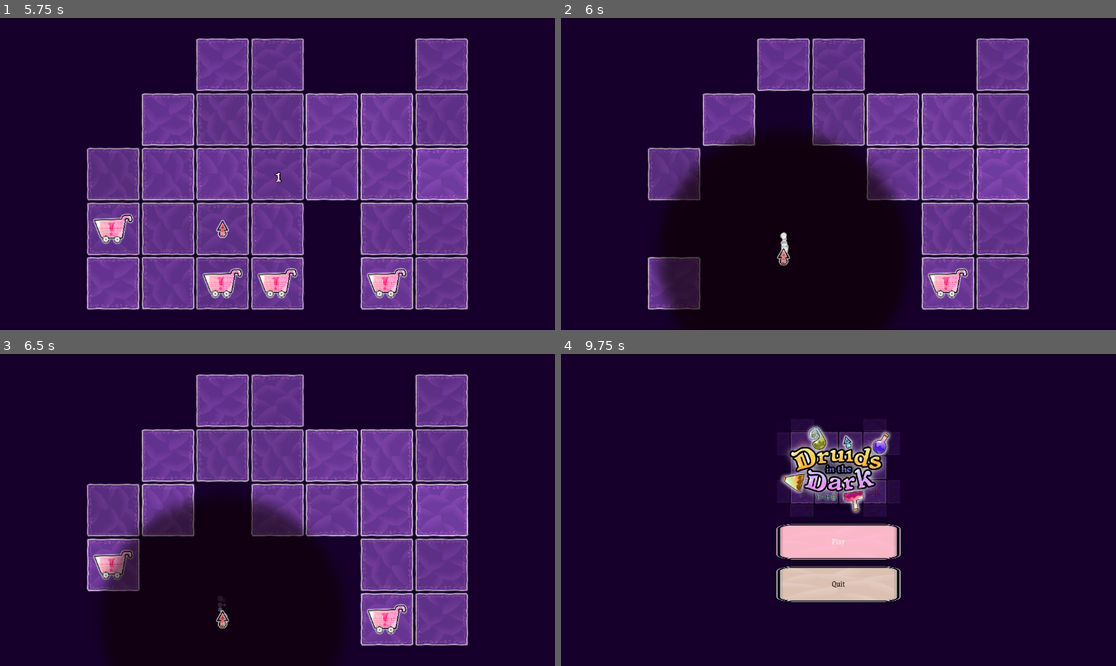
Above: before the commit, frames 1-4 (two rows, left to right).
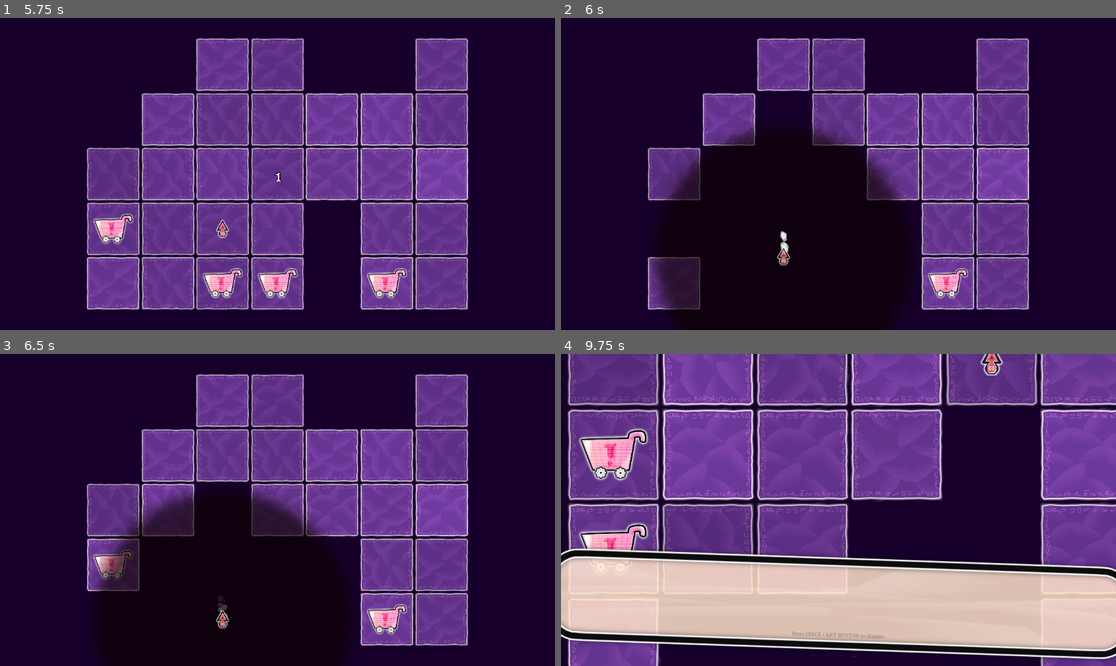
Above: after the commit, the same moments.

Repository: Pandaqi/Druids-in-the-Dark
Game: Godot game, scene res://game_loop/menu.tscn
Same seed, same stepped clock (60 frames per second), same inputs: the game is played once before the commit and once after it. The engine's default icon, where the game draws it, is replaced by a stand-in: a white triangle on a blue panel in a dark square.
Inputs (mouse positions are in pixels of both pictures, inside the frame that each line leads up to):
- Up to frame 1 (5.75 s): click "Play" at 0.5 s; tap Enter (add_keyboard_player) at 1.25, 1.35 s; move the mouse to (399, 158) at 1.27 s; hold Right 1.28-2.03 s; click (399, 158) at 1.42 s; tap Space (game_over_restart) at 2, 2.75, 4.9 s; move the mouse to (166, 189) at 2.02 s; hold Down 2.03-2.78 s; tap T at 2.1 s; move the mouse to (333, 105) at 2.77 s; hold Right 2.78-3.53 s; tap K at 2.85 s; move the mouse to (249, 236) at 3.52 s; hold Up 3.53-4.28 s; tap J at 3.6 s; click (249, 236) at 3.67 s; move the mouse to (444, 220) at 4.27 s; hold Left from 4.28 s (still down); tap H at 4.35 s; move the mouse to (111, 127) at 5.02 s; tap U at 5.1 s
- Up to frame 2 (6 s): move the mouse to (866, 174) at 5.77 s; release Left at 5.78 s; hold Down from 5.78 s (still down); tap P at 5.85 s; click (866, 174) at 5.92 s
- Up to frame 3 (6.5 s): keep holding Down
- Up to frame 4 (9.75 s): move the mouse to (755, 432) at 6.52 s; release Down at 6.53 s; hold Right 6.53-7.28 s; tap B at 6.6 s; move the mouse to (960, 494) at 7.27 s; hold Up 7.28-8 s; tap V at 7.35 s; click "Back to Menu (ESC)" at 8 s; click (838, 541) at 8.75 s, where only the run after the commit has a clickable "Play"; tap Enter (add_keyboard_player) at 9.5 s; move the mouse to (727, 525) at 9.52 s; hold Right from 9.53 s (still down); tap C at 9.6 s; click (727, 525) at 9.67 s

Frame 1 is identical in both runs. In frame 2, less than 0.1% of the frame differs, in the area x 16-62%, y 35-94%; in frame 3, 1.9%; in frame 4, 80%, in the area x 0-100%, y 0-100%.

Commit message:
Final tweaks and fixes after quick playtest
Unfortunately can't work on this any longer, nor can I increase complexity without crashing my terrible laptop. So this is the final version, for better or worse!

Diff:
--- a/game_loop/GConfig.gd
+++ b/game_loop/GConfig.gd
@@ -4,6 +4,7 @@
 # DEBUGGING
 #
 var debug_starting_level := -1
+var debug_disable_tweens := false
 
 #
 # MISC
@@ -74,6 +75,8 @@
 var boosted_component_factor := 4.0 # they are "4x more likely" than others
 var prog_max_planter_cells := 8
 
+var prog_potions_num_before_start := 2 # it takes a while before potions start ticking up, otherwise we start with way too many potions outright => especially with recipe book moved back
+
 #
 # MOVEMENT
 #
@@ -134,7 +137,7 @@
 var customer_want_potion_prob := 0.33
 
 var customer_visit_delays_timer := true
-var customer_timer_delay_scalar := 0.35 # multiplied by average order time
+var customer_timer_delay_scalar := 0.425 # multiplied by average order time
 
 var order_only_visible_after_visit := false # you must first "ask what they want" by visiting
 
--- a/game_loop/GDict.gd
+++ b/game_loop/GDict.gd
@@ -45,9 +45,9 @@
 # With breaks between the tiers to prevent overwhelming the player / provide some sort of "intermediary boss"
 const TUTORIAL_ORDER : Array[String] = [
 	"objective",
-	"orders_core", "potions_core", "shadow_mechanic_filter", "machine_recipe_book", "machine_garbage_bin", "",
-	"orders_medium", "potions_medium", "shadow_mechanic_mutate", "machine_wildcard", "machine_spikes", "",
-	"orders_advanced", "potions_advanced", "shadow_mechanic_delivery", "machine_teleport", "machine_garbage_bin_advanced", "", ""
+	"orders_core", "potions_core", "max_map_fullness", "machine_wildcard", "machine_garbage_bin", "shadow_mechanic_filter", "",
+	"orders_medium", "potions_medium", "shadow_mechanic_mutate", "machine_recipe_book", "machine_spikes", "",
+	"orders_advanced", "potions_advanced", "shadow_mechanic_delivery", "machine_teleport", "machine_garbage_bin_advanced", ""
 ]
 
 # When the level first starts, it sets all variables to TUTORIALS.default
@@ -97,6 +97,11 @@
 		}
 	},
 
+	"max_map_fullness": {
+		"desc": "The map will only spawn a [b]limited number[/b] of things. Don't get what you need? [b]Throw away[/b] what's there first!",
+		"changes": {}
+	},
+
 	"orders_core": {
 		"frame": 3,
 		"desc": "Orders have a [b]time limit[/b]! You can extend it by visiting the cell.",
--- a/game_loop/input_select.gd
+++ b/game_loop/input_select.gd
@@ -12,6 +12,7 @@
 	for i in range(nodes.size()):
 		nodes[i].init(i)
 		nodes[i].readied_up.connect(on_player_readied)
+		nodes[i].deactivate() # first need a clean slate with all deactivated, for proper activation of players already logged in
 	refresh_nodes()
 
 func on_player_readied() -> void:
--- a/main/game_over.gd
+++ b/main/game_over.gd
@@ -50,9 +50,11 @@
 	if not active: return
 	if ev.is_action_released("game_over_restart"):
 		on_continue_pressed()
+		return
 
 	if ev.is_action_released("game_over_back"):
 		on_back_pressed()
+		return
 
 func on_continue_pressed():
 	if we_won:
@@ -60,7 +62,9 @@
 		progression.start_level()
 
 	if not we_won or run_is_over:
+		get_tree().paused = false
 		get_tree().reload_current_scene()
 
 func on_back_pressed():
+	get_tree().paused = false
 	get_tree().change_scene_to_file("res://game_loop/menu.tscn")
--- a/main/progression.gd
+++ b/main/progression.gd
@@ -25,6 +25,7 @@
 @onready var dynamic_cell_spawner = $DynamicCellSpawner
 @onready var audio_player : AudioStreamPlayer = $AudioStreamPlayer
 
+signal level_ended
 signal new_level
 
 func activate(m:Map, t:Tutorial, c:Countdown, s:Shadows, g:GameOver, p:Players, recipes:Recipes):
@@ -63,7 +64,7 @@
 
 	# determine the exact number of them in each round
 	num_elements_order = fill_order_list(range(2,all_elements_order.size()))
-	num_potions_order = fill_order_list(range(2,all_potions_order.size()))
+	num_potions_order = fill_order_list(range(1,all_potions_order.size()), GConfig.prog_potions_num_before_start)
 	potion_max_length_order = fill_order_list(range(2,6))
 
 	var num_customers_bounds = GConfig.prog_def_num_total_customers_bounds.duplicate(true)
@@ -72,8 +73,11 @@
 	num_customers_bounds.max = round(num_customers_bounds.max * num_customers_scalar)
 	num_customers_order = fill_order_list(range(num_customers_bounds.min, num_customers_bounds.max))
 
-func fill_order_list(num_range) -> Array[int]:
+func fill_order_list(num_range, fill_before : int = 0) -> Array[int]:
 	var arr : Array[int] = []
+
+	for i in range(fill_before):
+		arr.append(num_range.front())
 
 	# create a staggered list with random skips before it jumps up again
 	for i in num_range:
@@ -126,9 +130,16 @@
 	shadows.set_global_shadow(true)
 	get_tree().paused = false
 
+	potion_order_balancer.restart()
+	dynamic_cell_spawner.restart()
+
 func end_level(we_win:bool) -> void:
 	shadows.set_global_shadow(false)
 	make_garbage_bin_permanent()
+
+	potion_order_balancer.on_level_ended()
+	dynamic_cell_spawner.on_level_ended()
+
 	if we_win: level += 1
 	game_over.appear(we_win, level)
 	audio_player.play()
--- a/main/progression/dynamic_cell_spawner.gd
+++ b/main/progression/dynamic_cell_spawner.gd
@@ -5,10 +5,14 @@
 
 func activate(m:Map) -> void:
 	self.map = m
+	timer.timeout.connect(on_timer_timeout)
 
+func on_level_ended():
+	timer.stop()
+
+func restart():
 	var tick_dur = GConfig.def_dynamic_spawner_tick * GConfig.dynamic_spawner_tick_scalar[GInput.get_player_count()]
 	timer.wait_time = tick_dur
-	timer.timeout.connect(on_timer_timeout)
 	timer.start()
 
 func on_timer_timeout() -> void:
--- a/main/progression/potion_order_balancer.gd
+++ b/main/progression/potion_order_balancer.gd
@@ -11,10 +11,14 @@
 func activate(m:Map, r:Recipes):
 	self.map = m
 	self.recipes = r
+	timer.timeout.connect(on_timer_timeout)
 
+func on_level_ended():
+	timer.stop()
+
+func restart():
 	var prog_tick = GConfig.def_prog_tick * GConfig.prog_tick_scalar[GInput.get_player_count()]
 	timer.wait_time = prog_tick
-	timer.timeout.connect(on_timer_timeout)
 	timer.start()
 
 # @NOTE: "potion" just means any collectible (potion/component); this is a nasty consequence of changing the game's rules all the time through development
--- a/map/cells/cell.gd
+++ b/map/cells/cell.gd
@@ -3,6 +3,10 @@
 var pos : Vector2i = Vector2i.ZERO
 var disabled : bool = false
 var shadow : bool = false
+
+var floor_tween : Tween
+var element_tween : Tween
+var machine_tween : Tween
 
 # cells can hold any number of players ( = moving entities)
 var players : Array[Player] = []
@@ -78,10 +82,11 @@
 
 	shadow_time_tracker.reset()
 
-	node.set_scale(1.1*Vector2.ONE)
-	var tw = get_tree().create_tween()
-	tw.tween_property(node, "scale", Vector2.ONE, 0.15)
-	tw.set_pause_mode(Tween.TWEEN_PAUSE_PROCESS)
+	if not GConfig.debug_disable_tweens:
+		node.set_scale(1.1*Vector2.ONE)
+		var tw = get_tree().create_tween()
+		tw.tween_property(node, "scale", Vector2.ONE, 0.15)
+		tw.set_pause_mode(Tween.TWEEN_PAUSE_PROCESS)
 
 func remove_element() -> void:
 	element.queue_free()
@@ -111,10 +116,11 @@
 	node.set_type(type)
 	machine_node = node
 
-	node.set_scale(1.1*Vector2.ONE)
-	var tw = get_tree().create_tween()
-	tw.tween_property(node, "scale", Vector2.ONE, 0.15)
-	tw.set_pause_mode(Tween.TWEEN_PAUSE_PROCESS)
+	if not GConfig.debug_disable_tweens:
+		node.set_scale(1.1*Vector2.ONE)
+		var tw = get_tree().create_tween()
+		tw.tween_property(node, "scale", Vector2.ONE, 0.15)
+		tw.set_pause_mode(Tween.TWEEN_PAUSE_PROCESS)
 
 	var module_scene = load(GDict.MACHINES[type].module_scene)
 	if module_scene:
@@ -123,10 +129,14 @@
 		machine = mod
 
 func remove_machine() -> void:
-	if machine.has_method("finish"): machine.finish()
+	# must come before machine_node deletion
+	if machine:
+		if machine.has_method("finish"): machine.finish()
+		machine.queue_free()
+		machine = null
+
 	machine_node.queue_free() # `machine` module automatically dies too because it's child of this
 	machine_type = ""
-	machine = null
 
 func is_empty() -> bool:
 	return (not get_element()) and count_players() <= 0 and get_machine_type() == ""
@@ -150,19 +160,41 @@
 	var tween_dur = 0.1
 
 	if GConfig.disabled_cells_kill_you:
-		floor_sprite.modulate.a = start_alpha
-		var tw = get_tree().create_tween()
-		tw.tween_property(floor_sprite, "modulate:a", end_alpha, tween_dur)
-		tw.set_pause_mode(Tween.TWEEN_PAUSE_PROCESS)
+		if GConfig.debug_disable_tweens:
+			floor_sprite.modulate.a = end_alpha
+		else:
+			floor_sprite.modulate.a = start_alpha
+			var tw = get_tree().create_tween()
+			tw.tween_property(floor_sprite, "modulate:a", end_alpha, tween_dur)
+			tw.set_pause_mode(Tween.TWEEN_PAUSE_PROCESS)
+			floor_tween = tw
 
 	if element:
-		element.modulate.a = start_alpha
-		var tw = get_tree().create_tween()
-		tw.tween_property(element, "modulate:a", end_alpha, tween_dur)
-		tw.set_pause_mode(Tween.TWEEN_PAUSE_PROCESS)
+		if GConfig.debug_disable_tweens:
+			element.modulate.a = end_alpha
+		else:
+			element.modulate.a = start_alpha
+			var tw = get_tree().create_tween()
+			tw.tween_property(element, "modulate:a", end_alpha, tween_dur)
+			tw.set_pause_mode(Tween.TWEEN_PAUSE_PROCESS)
+			element_tween = tw
 
 	if machine_type:
-		machine_node.modulate.a = start_alpha
-		var tw = get_tree().create_tween()
-		tw.tween_property(machine_node, "modulate:a", end_alpha, tween_dur)
-		tw.set_pause_mode(Tween.TWEEN_PAUSE_PROCESS)
+		if GConfig.debug_disable_tweens:
+			machine_node.modulate.a = end_alpha
+		else:
+			machine_node.modulate.a = start_alpha
+			var tw = get_tree().create_tween()
+			tw.tween_property(machine_node, "modulate:a", end_alpha, tween_dur)
+			tw.set_pause_mode(Tween.TWEEN_PAUSE_PROCESS)
+			machine_tween = tw
+
+func kill():
+	if floor_tween: floor_tween.kill()
+	if element_tween: element_tween.kill()
+	if machine_tween: machine_tween.kill()
+
+	if element: remove_element()
+	if machine_type: remove_machine()
+
+	self.queue_free()
--- a/map/cells/elements/cell_element.gd
+++ b/map/cells/elements/cell_element.gd
@@ -2,6 +2,7 @@
 
 var type : String
 @onready var sprite : Sprite2D = $Sprite2D
+@onready var anim_player : AnimationPlayer = $AnimationPlayer
 
 func _ready():
 	sprite.set_scale(GConfig.def_cell_element_scale * Vector2.ONE)
@@ -26,7 +27,14 @@
 	return type in GDict.MACHINES and GDict.MACHINES[type].dynamic
 
 func play_tween() -> void:
+	if GConfig.debug_disable_tweens: return
 	var tw = get_tree().create_tween()
 	var cur_scale = self.scale
 	tw.tween_property(self, "scale", 1.2*cur_scale, 0.1)
 	tw.tween_property(self, "scale", cur_scale, 0.2)
+
+func play_loop_tween():
+	anim_player.play("loop_tween")
+
+func stop_loop_tween():
+	anim_player.stop()
--- a/map/cells/elements/cell_element.tscn
+++ b/map/cells/elements/cell_element.tscn
@@ -1,7 +1,45 @@
-[gd_scene load_steps=3 format=3 uid="uid://c6jx3glnxxis"]
+[gd_scene load_steps=6 format=3 uid="uid://c6jx3glnxxis"]
 
 [ext_resource type="Script" path="res://map/cells/elements/cell_element.gd" id="1_e1b71"]
 [ext_resource type="Texture2D" uid="uid://38u2w3djbyao" path="res://main/sprites.webp" id="2_ucdqb"]
+
+[sub_resource type="Animation" id="Animation_a67t7"]
+resource_name = "loop_tween"
+length = 1.3
+loop_mode = 1
+tracks/0/type = "value"
+tracks/0/imported = false
+tracks/0/enabled = true
+tracks/0/path = NodePath(".:scale")
+tracks/0/interp = 1
+tracks/0/loop_wrap = true
+tracks/0/keys = {
+"times": PackedFloat32Array(0, 0.65),
+"transitions": PackedFloat32Array(1, 1),
+"update": 0,
+"values": [Vector2(1, 1), Vector2(0.7, 0.7)]
+}
+
+[sub_resource type="Animation" id="Animation_1vt4d"]
+length = 0.001
+tracks/0/type = "value"
+tracks/0/imported = false
+tracks/0/enabled = true
+tracks/0/path = NodePath(".:scale")
+tracks/0/interp = 1
+tracks/0/loop_wrap = true
+tracks/0/keys = {
+"times": PackedFloat32Array(0),
+"transitions": PackedFloat32Array(1),
+"update": 0,
+"values": [Vector2(1, 1)]
+}
+
+[sub_resource type="AnimationLibrary" id="AnimationLibrary_wekkr"]
+_data = {
+"RESET": SubResource("Animation_1vt4d"),
+"loop_tween": SubResource("Animation_a67t7")
+}
 
 [node name="CellElement" type="Node2D"]
 script = ExtResource("1_e1b71")
@@ -10,3 +48,8 @@
 texture = ExtResource("2_ucdqb")
 hframes = 5
 vframes = 4
+
+[node name="AnimationPlayer" type="AnimationPlayer" parent="."]
+libraries = {
+"": SubResource("AnimationLibrary_wekkr")
+}
--- a/map/map.gd
+++ b/map/map.gd
@@ -19,7 +19,7 @@
 func regenerate() -> void:
 	# delete old
 	for cell in grid:
-		cell.queue_free()
+		cell.kill()
 
 	# determine proper size
 	var raw_size : Vector2 = Vector2(GConfig.def_map_size)
@@ -158,6 +158,10 @@
 			var cell = valid_cells.pop_back()
 			cell.add_machine(elem)
 
+			if elem == "wildcard":
+				print("Should set wildcard")
+				cell.machine.set_visible_wildcard(recipes.wildcard)
+
 func visualize_grid() -> void:
 	for cell in grid:
 		cell.visualize()
@@ -215,7 +219,7 @@
 	)
 
 func on_map_shuffle_requested():
-	var machine_cells : Array[Cell] = query_cells({ "machine": ["recipe_book", "garbage_bin", "wildcard", "spikes", "planter"] })
+	var machine_cells : Array[Cell] = query_cells({ "machine": ["recipe_book", "garbage_bin", "spikes", "planter"] })
 	var allowed_cells : Array[Cell] = query_cells({ "shadow": false, "empty": true, "num": machine_cells.size() })
 
 	for cell in machine_cells:
--- a/modules/element_dropper.gd
+++ b/modules/element_dropper.gd
@@ -10,6 +10,7 @@
 	# can't drop here
 	var machine = cell.get_machine_type()
 	if machine != "garbage_bin": return
+	if not inventory.has_content(): return
 
 	for elem in inventory.get_content():
 		cell.machine.add_content(elem)
--- a/modules/inventory/inventory.gd
+++ b/modules/inventory/inventory.gd
@@ -101,6 +101,6 @@
 			node.set_position(cur_pos)
 			cur_pos += Vector2(offset_per_item.x, 0)
 
-			var wrap_line = (i+1) % wrap_after_cols == 0
+			var wrap_line = num_rows > 1 and (i+1) % wrap_after_cols == 0
 			if wrap_line:
 				cur_pos = Vector2(offset_all_items.x, cur_pos.y + offset_per_item.y)
--- a/modules/machines/order.gd
+++ b/modules/machines/order.gd
@@ -3,21 +3,26 @@
 @onready var audio_player : AudioStreamPlayer2D = $AudioStreamPlayer2D
 @onready var timer : Timer = $Timer
 @onready var inventory : ModuleInventory = $Inventory
-@onready var cell_element : CellElement = get_parent()
 @onready var cell : Cell = get_parent().get_parent()
 var tween_occupied : Tween
 var visited := false
 
 func _ready():
-
 	if GConfig.order_only_visible_after_visit:
 		inventory.set_visible(false)
 
 func add_recipe(r:String) -> void:
-	self.add_to_group("Customers")
+	add_to_group("Customers")
 	inventory.add_content(r)
 	start_timer()
 	audio_player.play()
+
+func remove_recipe():
+	if tween_occupied: tween_occupied.kill()
+	cell.machine_node.stop_loop_tween()
+	inventory.clear()
+	remove_from_group("Customers")
+	cell.floor_sprite.set_scale(Vector2.ONE)
 
 func get_order() -> Array[String]:
 	return inventory.get_content()
@@ -32,11 +37,15 @@
 		timer.timeout.connect(on_timer_timeout)
 		timer.start()
 
-	tween_occupied = get_tree().create_tween()
-	var dur = 0.75
-	tween_occupied.tween_property(cell_element, "scale", 0.7*Vector2.ONE, dur)
-	tween_occupied.tween_property(cell_element, "scale", 1.0*Vector2.ONE, dur)
-	tween_occupied.set_loops(1000)
+	cell.machine_node.play_loop_tween()
+
+	# @DEBUGGING
+	#tween_occupied = get_tree().create_tween()
+	#var dur = 0.75
+	#var cell_element = get_parent()
+	#tween_occupied.tween_property(cell_element, "scale", 0.7*Vector2.ONE, dur)
+	#tween_occupied.tween_property(cell_element, "scale", 1.0*Vector2.ONE, dur)
+	#tween_occupied.set_loops(1000)
 
 func change_timer(dt:float) -> void:
 	if not GConfig.orders_are_timed: return
@@ -60,13 +69,11 @@
 	cell.floor_sprite.set_scale(timer_left * Vector2.ONE)
 
 func finish() -> void:
-	tween_occupied.kill()
-	inventory.clear()
-	remove_from_group("Customers")
-	cell.floor_sprite.set_scale(Vector2.ONE)
+	remove_recipe()
 
 func on_timer_timeout() -> void:
 	finish()
+	cell.floor_sprite.set_scale(Vector2.ZERO) # to help player realize this is why they lost
 	GDict.feedback.emit(cell.get_position(), "Too Late!")
 	GDict.game_over.emit(false)
 
--- a/modules/machines/recipe_book.gd
+++ b/modules/machines/recipe_book.gd
@@ -15,8 +15,12 @@
 	if di != 0:
 		audio_player.play()
 
-	var cur_recipe = GConfig.recipes_available.keys()[cur_index]
-	set_visible_recipe([cur_recipe], GConfig.recipes_available[cur_recipe])
+	var cur_recipe_name = GConfig.recipes_available.keys()[cur_index]
+	var cur_recipe_comps : Array[String] = []
+	for elem in GConfig.recipes_available[cur_recipe_name]:
+		cur_recipe_comps.append(elem as String)
+
+	set_visible_recipe([cur_recipe_name], cur_recipe_comps)
 
 func set_visible_recipe(recipe_key:Array[String], recipe_components:Array[String]) -> void:
 	inventory_high.set_content(recipe_components)
--- a/modules/player_shadow.gd
+++ b/modules/player_shadow.gd
@@ -2,6 +2,9 @@
 
 @onready var sprite : Sprite2D = $Sprite2D
 @onready var entity = get_parent()
+
+var tween1 : Tween
+var tween2 : Tween
 
 var radius : int = GConfig.def_shadow_size[GInput.get_player_count()]
 
@@ -13,16 +16,6 @@
 	sprite.modulate = GDict.PLAYER_COLORS[player_num]
 	sprite.modulate.a = GConfig.shadow_sprite_alpha
 	update_range(0)
-
-	var tw = get_tree().create_tween()
-	tw.tween_property(self, "scale", 0.925*Vector2.ONE, 0.5)
-	tw.tween_property(self, "scale", 1.0*Vector2.ONE, 0.5)
-	tw.set_loops()
-
-	var tw2 = get_tree().create_tween()
-	tw2.tween_property(self, "modulate:a", 0.85, 0.763)
-	tw2.tween_property(self, "modulate:a", 1.0, 0.763)
-	tw2.set_loops()
 
 func get_range() -> int:
 	return radius
@@ -41,3 +34,19 @@
 
 func on_shadows_toggled(in_shadow:bool) -> void:
 	set_visible(in_shadow)
+
+func reset():
+	tween1.kill()
+	tween2.kill()
+
+	var tw = get_tree().create_tween()
+	tw.tween_property(self, "scale", 0.925*Vector2.ONE, 0.5)
+	tw.tween_property(self, "scale", 1.0*Vector2.ONE, 0.5)
+	tw.set_loops(1000)
+	tween1 = tw
+
+	var tw2 = get_tree().create_tween()
+	tw2.tween_property(self, "modulate:a", 0.85, 0.763)
+	tw2.tween_property(self, "modulate:a", 1.0, 0.763)
+	tw2.set_loops(1000)
+	tween2 = tw
--- a/modules/potion_breaker.gd
+++ b/modules/potion_breaker.gd
@@ -25,6 +25,7 @@
 	var components = recipes.get_components_for(elem.type)
 
 	if GConfig.potion_garbage_can_appear and randf() <= GConfig.potion_garbage_prob:
+		components.pop_back()
 		components.append(GDict.get_random_mutation())
 
 	# distribute over valid cells
--- a/modules/visuals.gd
+++ b/modules/visuals.gd
@@ -21,6 +21,8 @@
 
 func on_position_updated(real_pos:Vector2, instant:bool):
 	moving = true
+
+	movement_particles.set_visible(true)
 	movement_particles.set_emitting(true)
 
 	if instant:
@@ -58,3 +60,8 @@
 		var data = GDict.get_element_data(elem)
 		if data.effect == "speed_plus": change_speed(2.0)
 		elif data.effect == "speed_min": change_speed(0.5)
+
+func reset():
+	movement_particles.restart()
+	movement_particles.set_emitting(false)
+	movement_particles.set_visible(false)
--- a/players/players.gd
+++ b/players/players.gd
@@ -36,5 +36,6 @@
 	for i in range(num_players):
 		var pos = starting_cells[i].pos
 		players[i].grid_mover.update_position(pos, true)
+		players[i].visuals.reset()
 
 	# Don't reset anything else?? Actually makes sense ...
--- a/recipes/recipes.gd
+++ b/recipes/recipes.gd
@@ -52,6 +52,10 @@
 		dict[potions[potion_num]] += combo
 		counter += 1
 
+	# SOMEHOW, very rarely, this thing is empty; safeguard against that
+	if dict.keys().size() <= 0:
+		dict[GDict.POTIONS.keys().pick_random()] = GDict.ELEMENTS.keys().slice(0,3)
+
 	print("Recipe Dict")
 	print(dict)
 	GConfig.recipes_available = dict
--- a/tutorial/tutorial.gd
+++ b/tutorial/tutorial.gd
@@ -13,7 +13,7 @@
 
 func _input(ev):
 	if not active: return
-	if ev.is_action_released("interact_-1_0") or ev.is_action_released("interact_0_0"):
+	if ev.is_action_released("game_over_restart"):
 		dismiss()
 
 func dismiss():
Not shown, changed: non_game/deliverables/web/index.pck
Not shown, changed: non_game/deliverables/web/web.zip
Not shown, changed: non_game/deliverables/windows/Druids in the Dark.exe
Not shown, changed: non_game/todo.md
